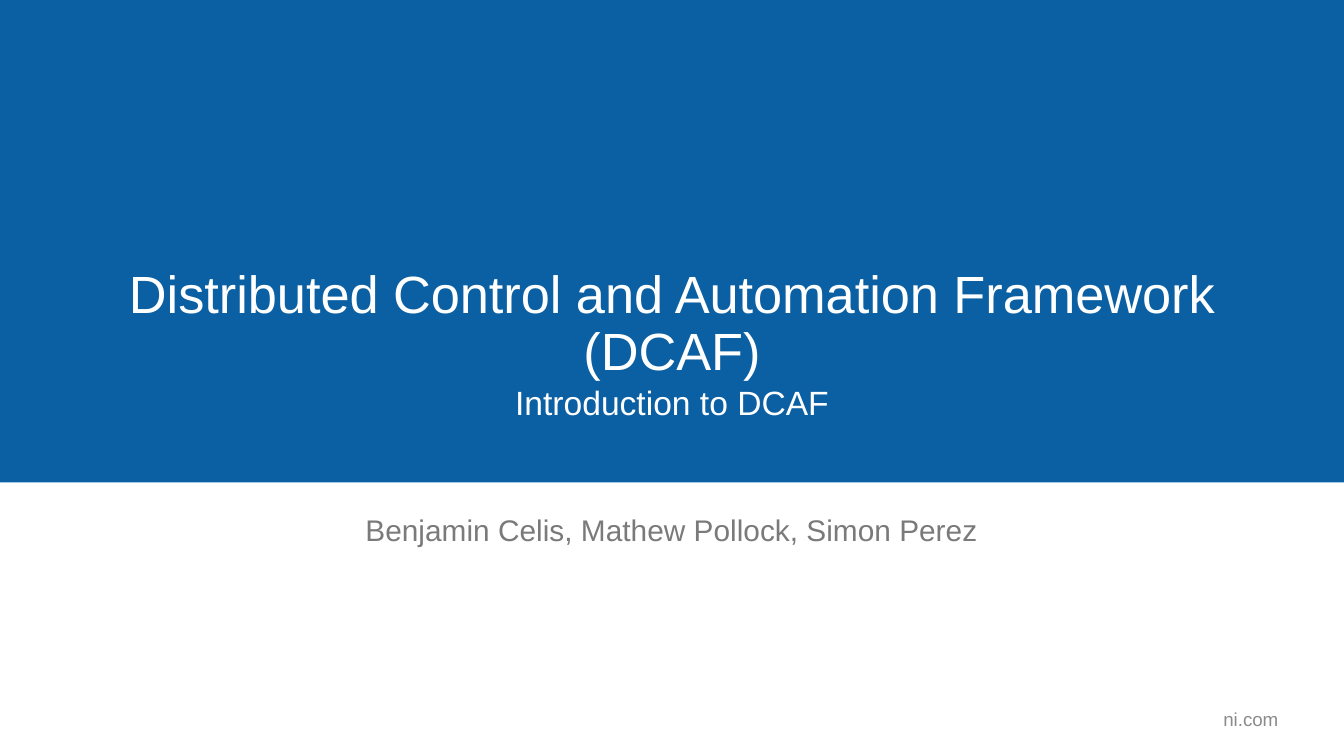
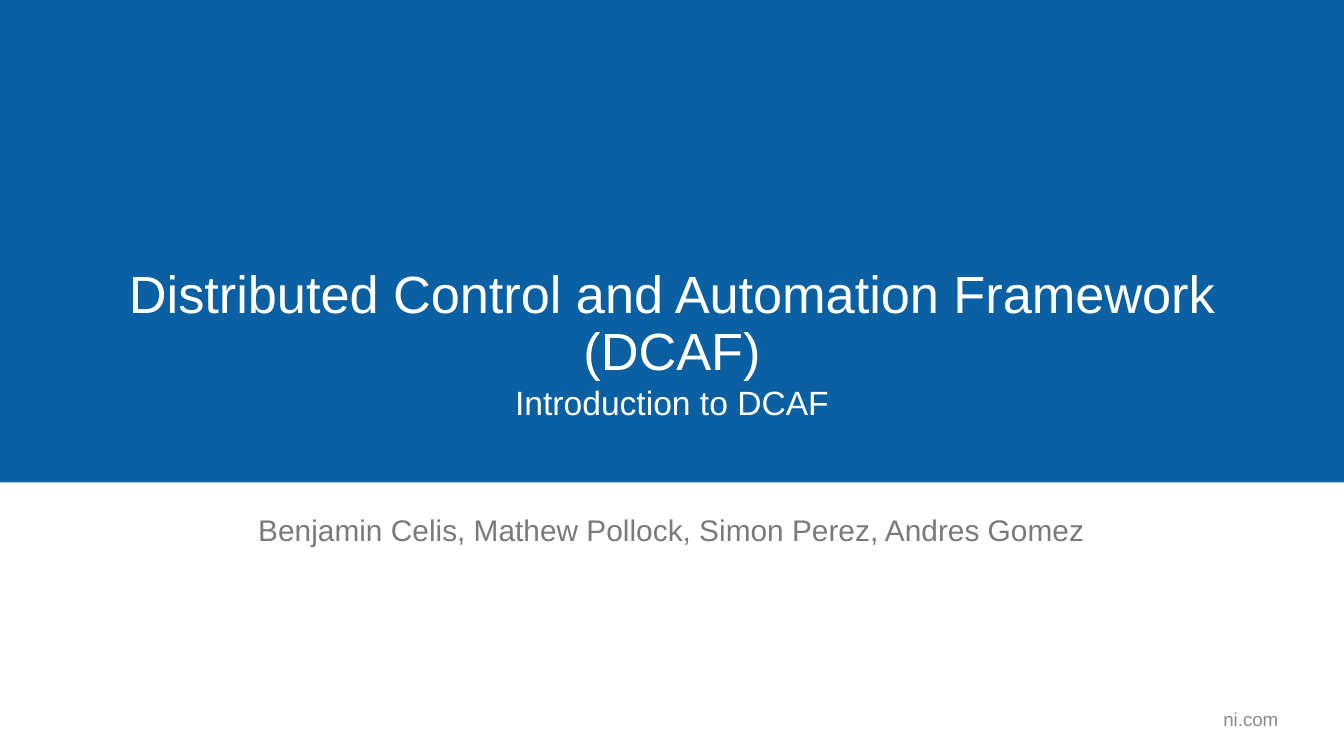
Before and after one commit to LabVIEW-DCAF/Documentation, a slide deck: slide 2 of Trunk/Getting Started Material/DCAF Training/1 Introduction to DCAF.pptx (slide 1 before the commit). Drawn at 1344x756 pixels with LibreOffice and Linux fonts; fonts in the diff are those of the drawing; background and template pictures are left out. Boxes give left, top, right and bottom in pixels: in the first picture for what was removed or moved away, otherwise in the second. Text is boxed around its words. In the diff, an @@ line names an element or a change of style, - is before the commit and + after.

```diff
--- a/Trunk/Getting Started Material/DCAF Training/1 Introduction to DCAF.pptx
+++ b/Trunk/Getting Started Material/DCAF Training/1 Introduction to DCAF.pptx
@@ text at (x1=258, y1=519, x2=1084, y2=546): text changed @@
-Benjamin Celis, Mathew Pollock, Simon Perez
+Benjamin Celis, Mathew Pollock, Simon Perez, Andres Gomez
```
Also in this commit, not shown: 19 other slides changed, 10 slides added.
